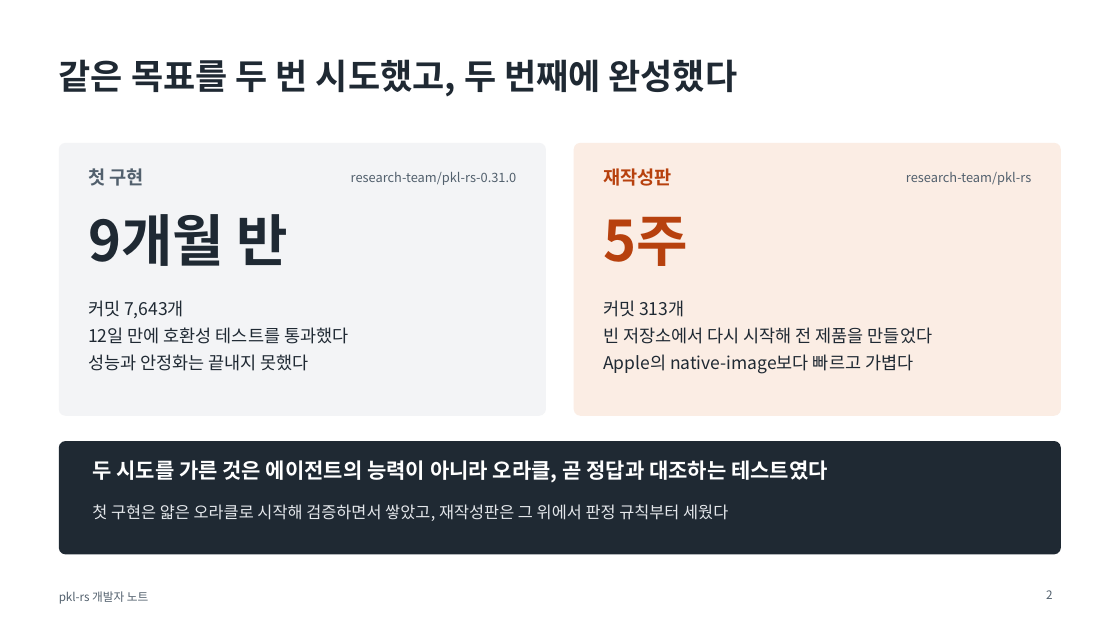
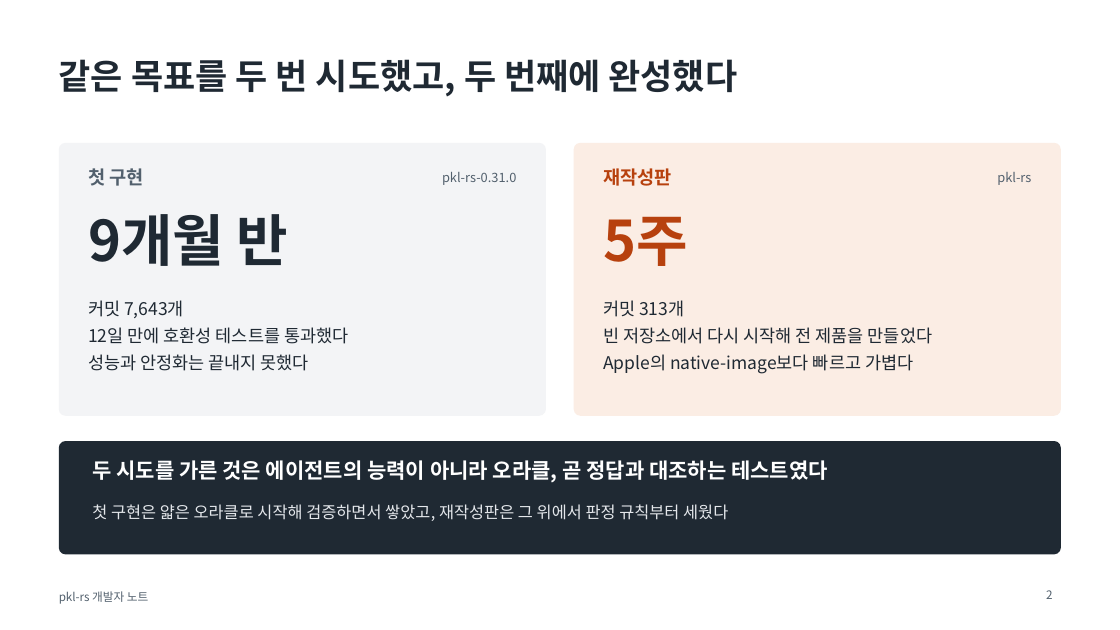
Before and after one commit to openedges/pkl-rs, a slide deck: slide 2 of docs/developer-note.pptx. Drawn at 1120x630 pixels with LibreOffice and Linux fonts; fonts in the diff are those of the drawing. Boxes give left, top, right and bottom in pixels: in the first picture for what was removed or moved away, otherwise in the second. Text is boxed around its words. In the diff, an @@ line names an element or a change of style, - is before the commit and + after.

```diff
--- a/docs/developer-note.pptx
+++ b/docs/developer-note.pptx
@@ text at box(442, 172, 516, 185): text changed @@
-research-team/pkl-rs-0.31.0
+pkl-rs-0.31.0
@@ text at box(997, 172, 1031, 185): text changed @@
-research-team/pkl-rs
+pkl-rs
```
Also in this commit, not shown: 2 other slides changed, 23 other files.
